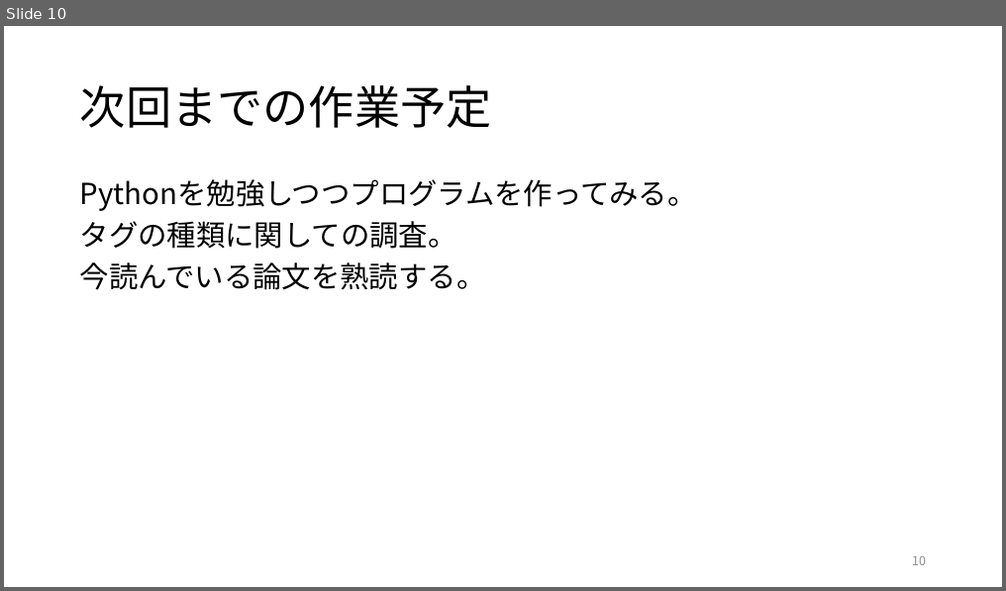
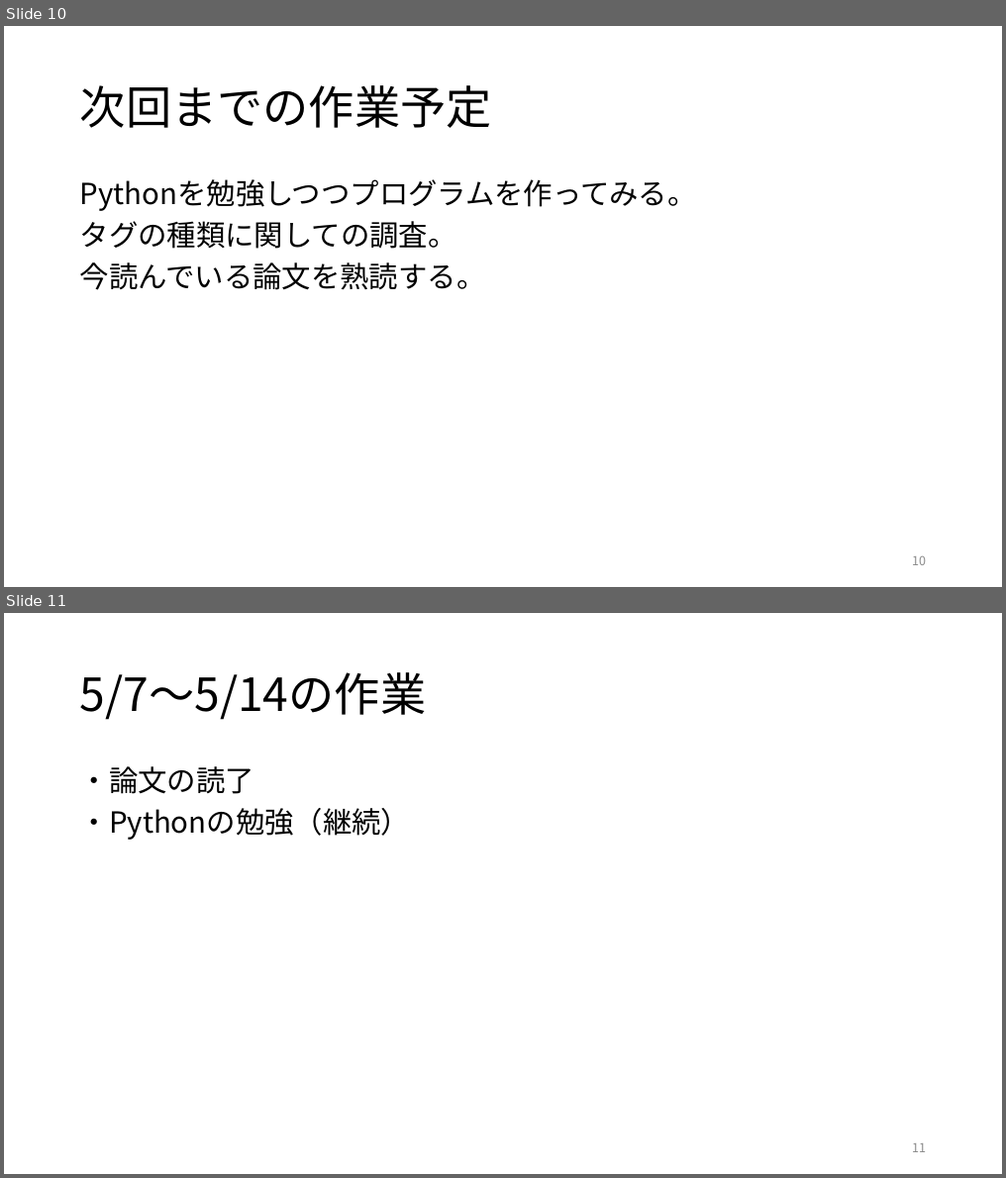
Before and after one commit to kait-takanolab/1821144-yoshii-thesis, a slide deck: 1821144_yoshii_sotsuken.pptx. Shown one above the other, each under a label of ours: slide 10 before the commit, slides 10 and 11 after it. The pictures are 1006x591 and 1006x1178 pixels, drawn with LibreOffice and Linux fonts; fonts in the diff are those of the drawing. Boxes give left, top, right and bottom in pixels: in the first picture for what was removed or moved away, otherwise in the second. Text is boxed around its words. In the diff, an @@ line names an element or a change of style, - is before the commit and + after.

```diff
--- a/1821144_yoshii_sotsuken.pptx
+++ b/1821144_yoshii_sotsuken.pptx
@@ slide 11 added at (4,613,1002,1174), background #FFFFFF @@
@@ title added at (80,672,426,720), 44 pt, text #000000 @@
+5/7～5/14の作業
@@ text added at (80,766,410,840), 28 pt, text #000000 @@
+・論文の読了
+・Pythonの勉強（継続）
@@ page number added at (912,1144,926,1153), 12 pt, text #8C8C8C @@
+11
```
Also in this commit, not shown: 3 other slides added.
